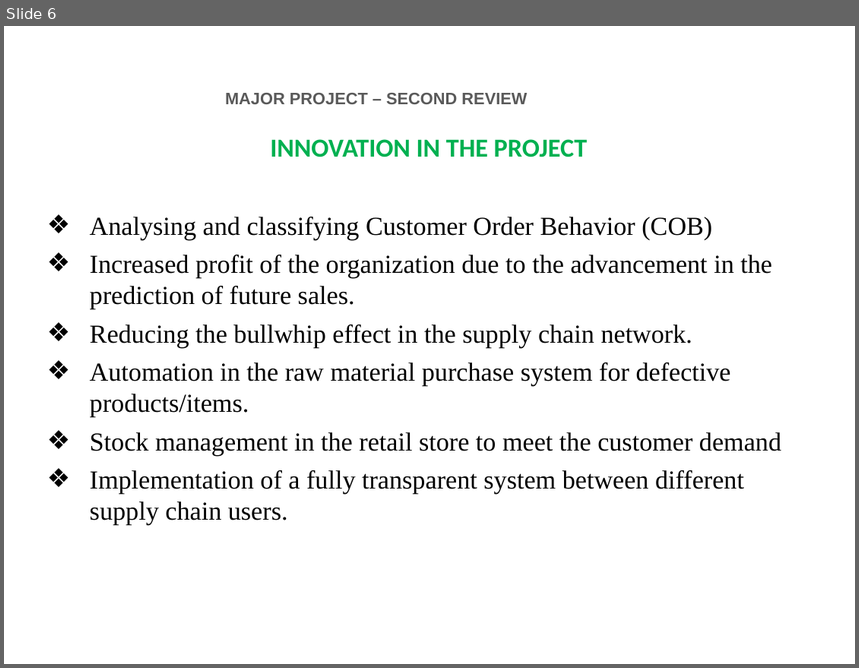
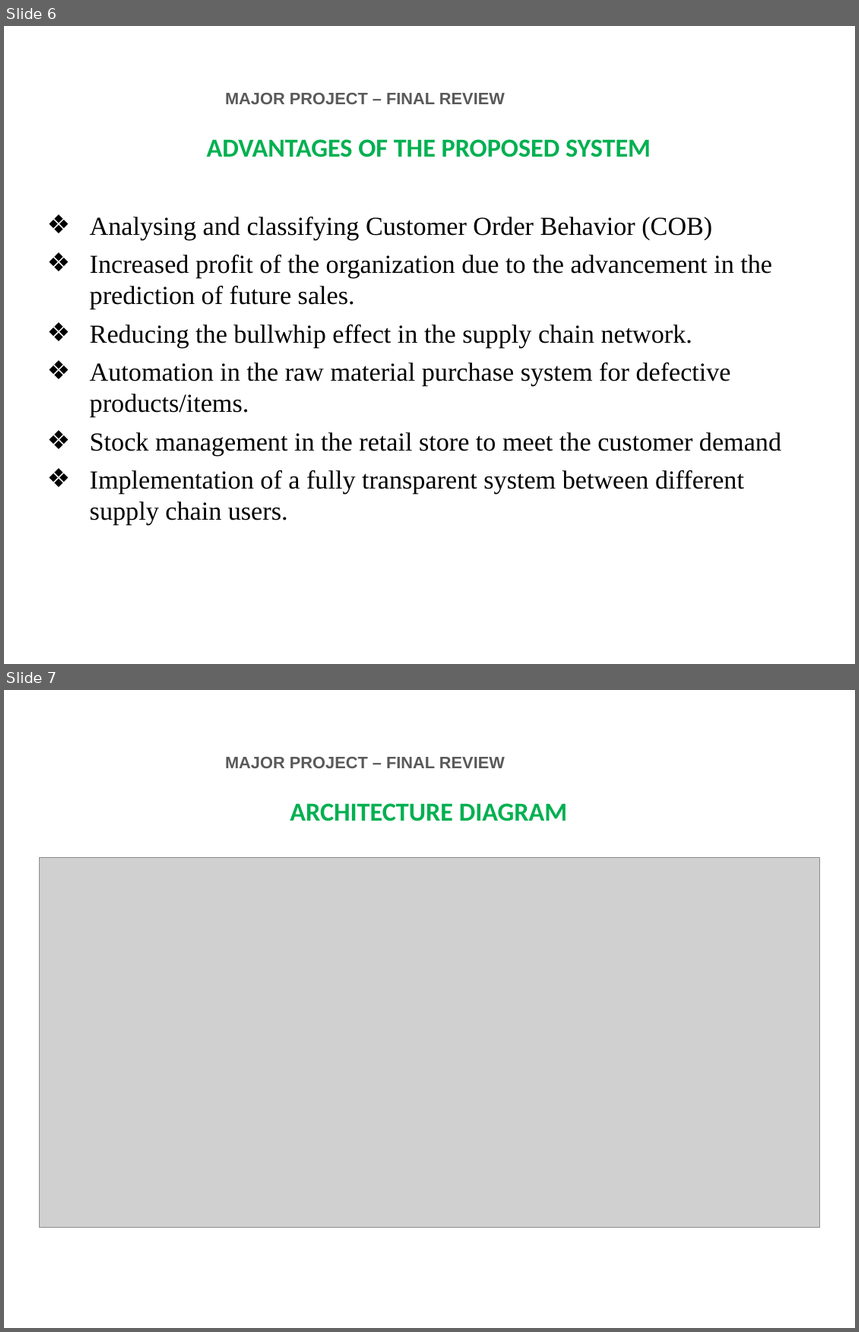
Before and after one commit to 24tarun/UG-project-Demand-Forecasting, a slide deck: FINAL_YEAR_PROJECT_PPT.pptx. Shown one above the other, each under a label of ours: slide 6 before the commit, slides 6 and 7 after it. The pictures are 859x668 and 859x1332 pixels, drawn with LibreOffice and Linux fonts; fonts in the diff are those of the drawing; grey boxes stand for pictures; background and template pictures are left out. Boxes give left, top, right and bottom in pixels: in the first picture for what was removed or moved away, otherwise in the second. Text is boxed around its words. In the diff, an @@ line names an element or a change of style, - is before the commit and + after.

```diff
--- a/FINAL_YEAR_PROJECT_PPT.pptx
+++ b/FINAL_YEAR_PROJECT_PPT.pptx
@@ slide 7 added at [4,690,855,1328], background picture (left out) @@
@@ text added at [686,720,819,746], 14 pt, text #FFFFFF, bold @@
+CS8811
@@ text added at [225,757,505,768], 14 pt, text #595959, bold @@
+MAJOR PROJECT – FINAL REVIEW
@@ text added at [290,803,568,821], 22 pt, text #00B050, bold @@
+ARCHITECTURE DIAGRAM
@@ picture added at [40,858,819,1228] @@
@@ slide 6 changed as well @@
@@ text at [225,93,505,104]: text changed @@
-MAJOR PROJECT – SECOND REVIEW
+MAJOR PROJECT – FINAL REVIEW
@@ text at [207,139,651,157]: text changed @@
-INNOVATION IN THE PROJECT
+ADVANTAGES OF THE PROPOSED SYSTEM
```
Also in this commit, not shown: 11 other slides changed, 5 other slides added, 5 slides removed, 22 other files.
